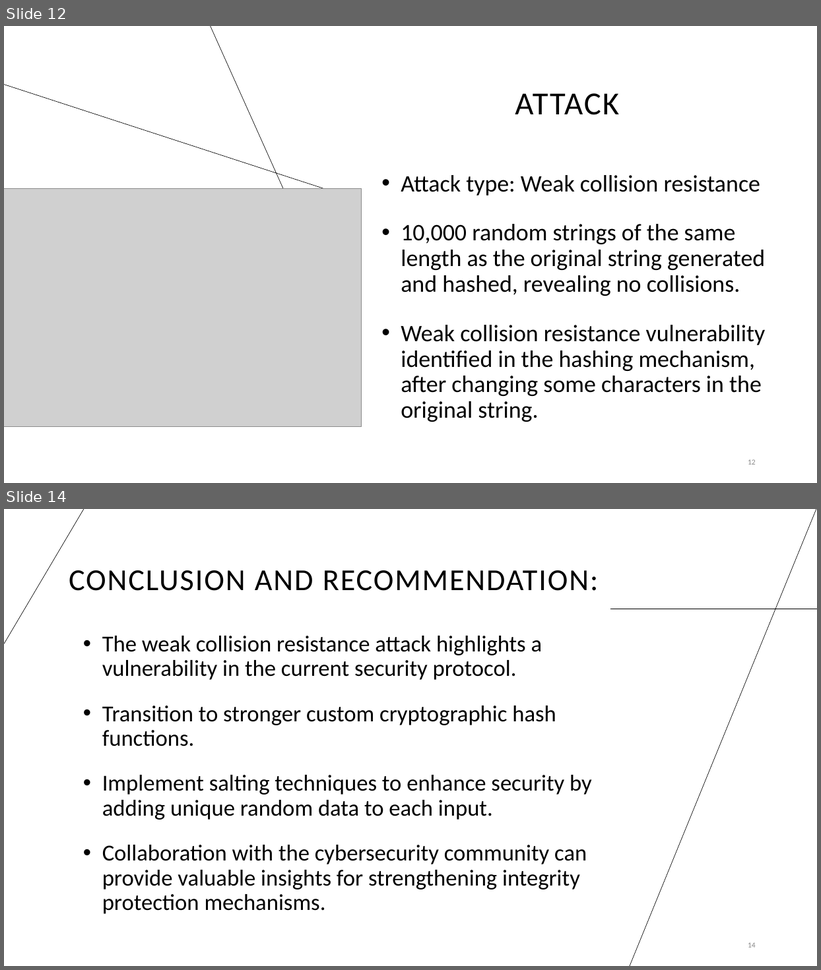
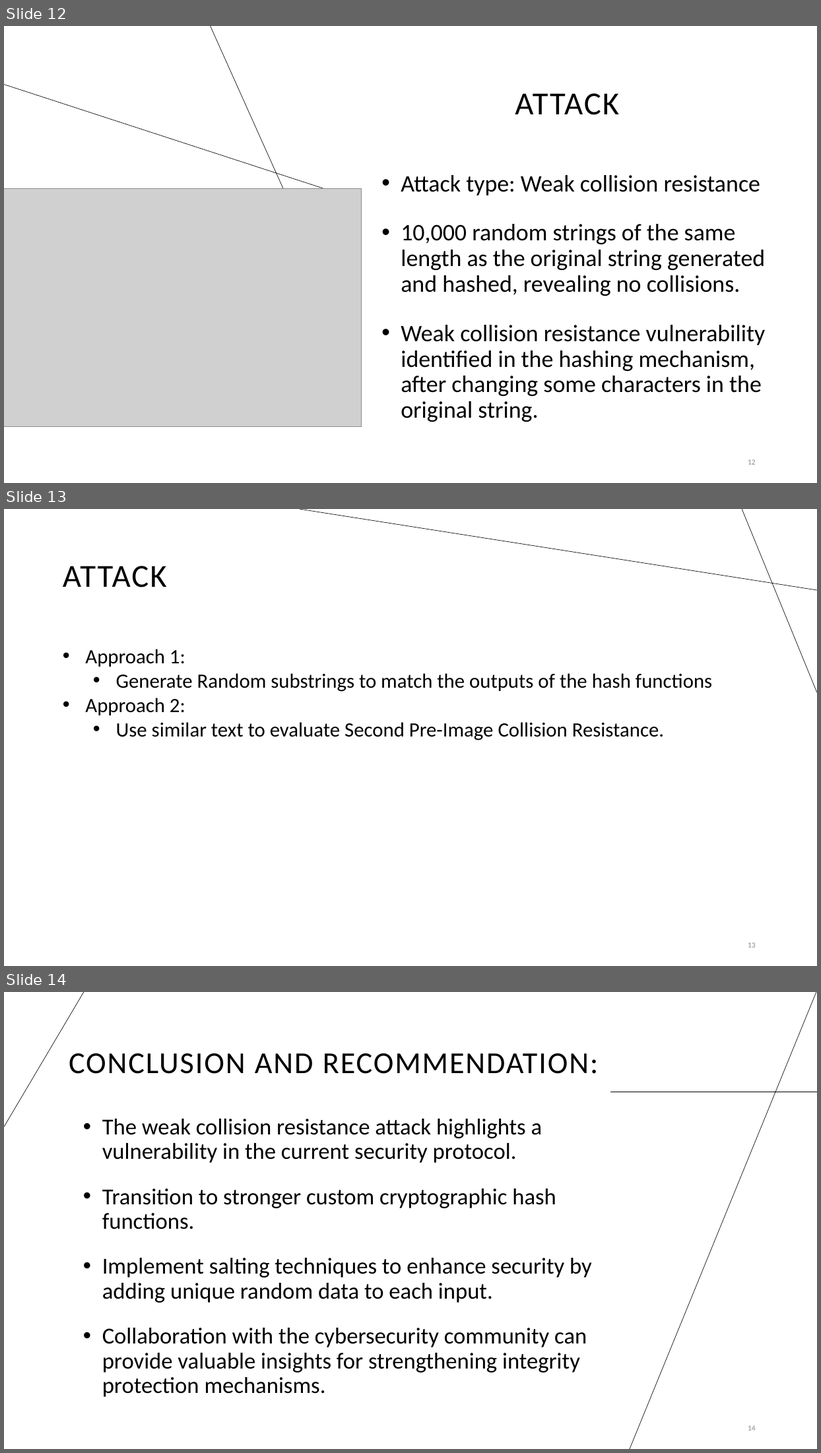
Before and after one commit to umar-tariq-1/Multi-Level-Hashing, a slide deck: Multi-Level-Hashing.pptx. Shown one above the other, each under a label of ours: slides 12 and 14 before the commit, slides 12, 13 and 14 after it; the slides between them are not shown. The pictures are 821x970 and 821x1453 pixels, drawn with LibreOffice and Linux fonts; fonts in the diff are those of the drawing; grey boxes stand for pictures. Boxes give left, top, right and bottom in pixels: in the first picture for what was removed or moved away, otherwise in the second. Text is boxed around its words. In the diff, an @@ line names an element or a change of style, - is before the commit and + after.

```diff
--- a/Multi-Level-Hashing.pptx
+++ b/Multi-Level-Hashing.pptx
@@ slide 13 added at [4,509,817,966], background #FFFFFF @@
@@ line added from (817, 590) to (299, 509), #000000 0.5 pt @@
@@ line added from (742, 509) to (817, 692), #000000 0.5 pt @@
@@ text added at [63,566,167,588], 38 pt, text #000000 @@
+ATTACK
@@ text added at [85,649,712,741], 24 pt, text #000000 @@
+• Approach 1:
+  • Generate Random substrings to match the outputs of the hash functions
+• Approach 2:
+  • Use similar text to evaluate Second Pre-Image Collision Resistance.
@@ page number added at [748,943,756,948], 9 pt, text #8C8C8C @@
+13
```
Also in this commit, not shown: 7 slides changed, 1 slide removed, 14 other files.
